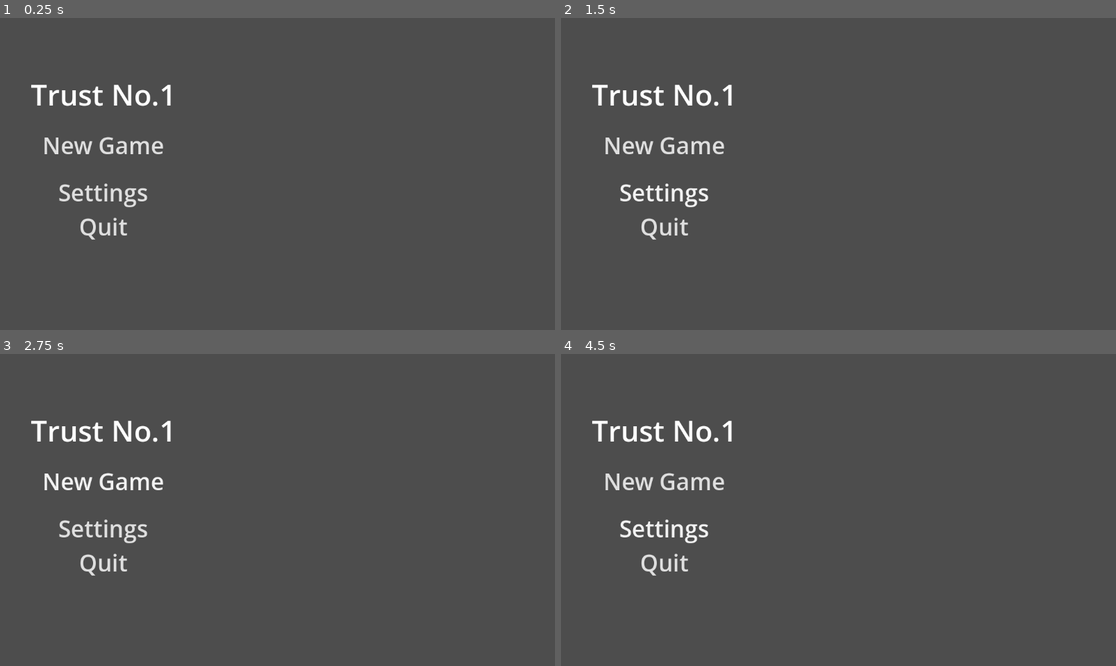
Above: before the commit, frames 1-4 (two rows, left to right).
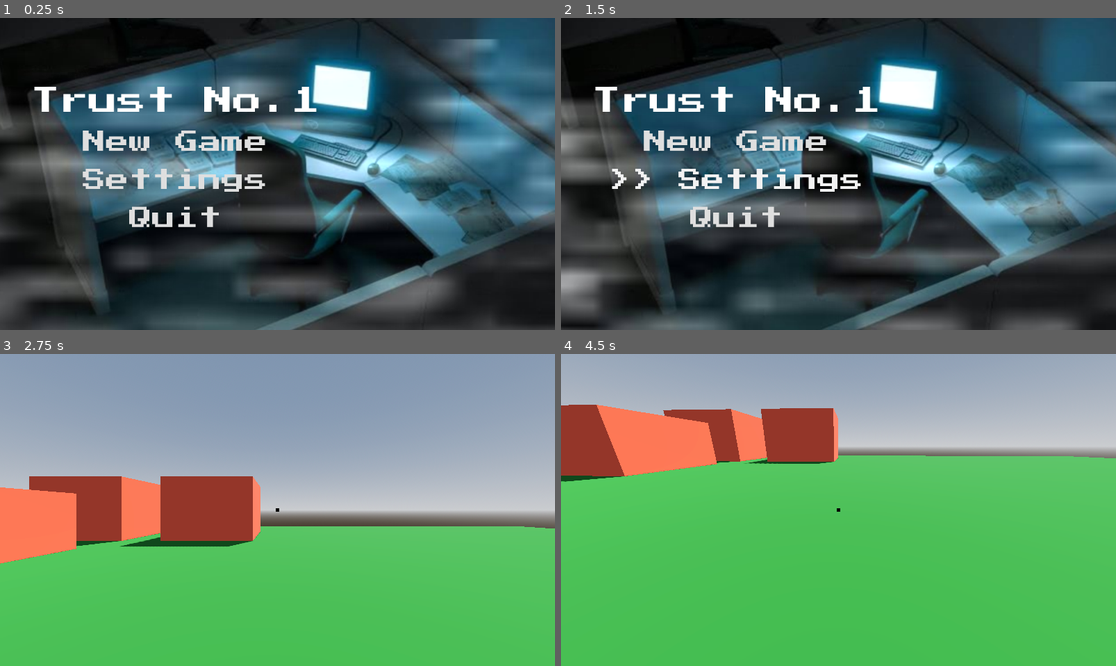
Above: after the commit, the same moments.

Repository: mitchglitchisdabestg/trust-no.-1game-jam
Game: Godot game, scene res://Scenes/main_menu/main_menu.tscn
Same seed, same stepped clock (60 frames per second), same inputs: the game is played once before the commit and once after it. Before the commit the project starts from res://main_menu.tscn.
Inputs (mouse positions are in pixels of both pictures, inside the frame that each line leads up to):
- Up to frame 1 (0.25 s): no input
- Up to frame 2 (1.5 s): click "Settings" at 0.5 s; click "Settings" (after the commit: ">> Settings") at 1.25 s
- Up to frame 3 (2.75 s): click "New Game" at 2 s
- Up to frame 4 (4.5 s): click (666, 481) at 2.75 s, where only the run before the commit has a clickable "New Game"; tap Enter at 3.5 s; move the mouse to (960, 494) at 3.52 s; hold D (Right) 3.53-4.28 s; hold C (Crouch) 3.53-4.28 s; tap Space (Jump) at 3.77 s; move the mouse to (727, 525) at 4.27 s; hold S (Down) from 4.28 s (still down); tap E (Interact) at 4.35 s

The runs differ from the first frame. In frame 1, 89% of the frame differs, in the area x 0-100%, y 0-100%; in frame 2, 88%; in frame 3, 99%; in frame 4, 100%.

Commit message:
A couple more tweaks

Diff:
--- a/Scenes/player_camera/player_camera.tscn
+++ b/Scenes/player_camera/player_camera.tscn
@@ -24,4 +24,4 @@
 color = Color(0, 0, 0, 1)
 
 [node name="RayCast3D" type="RayCast3D" parent="." unique_id=1441152189]
-target_position = Vector3(0, 0, -6)
+target_position = Vector3(0, 0, -3)
--- a/main_menu.tscn
+++ /dev/null
@@ -1,136 +0,0 @@
-[gd_scene format=3 uid="uid://butkopq7hpn4x"]
-
-[ext_resource type="Script" path="res://main_menu.gd" id="1_fu7sn"]
-[ext_resource type="Texture2D" path="res://wmremove-transformed.jpeg" id="2_jix8l"]
-[ext_resource type="Texture2D" path="res://Unknown-3.jpg" id="3_jix8l"]
-[ext_resource type="Script" path="res://static_overlay.gd" id="4_jix8l"]
-[ext_resource type="FontFile" path="res://Press_Start_2P/PressStart2P-Regular.ttf" id="5_glbon"]
-
-[sub_resource type="CanvasItemMaterial" id="CanvasItemMaterial_glbon"]
-blend_mode = 1
-
-[sub_resource type="StyleBoxEmpty" id="StyleBoxEmpty_qe12f"]
-
-[sub_resource type="StyleBoxEmpty" id="StyleBoxEmpty_8qtwp"]
-
-[sub_resource type="StyleBoxEmpty" id="StyleBoxEmpty_dy7ct"]
-
-[sub_resource type="StyleBoxEmpty" id="StyleBoxEmpty_0o4t1"]
-
-[node name="MainMenu" type="Control" unique_id=520495004]
-layout_mode = 3
-anchors_preset = 15
-anchor_right = 1.0
-anchor_bottom = 1.0
-grow_horizontal = 2
-grow_vertical = 2
-script = ExtResource("1_fu7sn")
-
-[node name="Background" type="TextureRect" parent="." unique_id=420134897]
-layout_mode = 1
-anchors_preset = 8
-anchor_left = 0.5
-anchor_top = 0.5
-anchor_right = 0.5
-anchor_bottom = 0.5
-offset_left = -629.0
-offset_top = -360.0
-offset_right = 633.0
-offset_bottom = 362.0
-grow_horizontal = 2
-grow_vertical = 2
-texture = ExtResource("2_jix8l")
-stretch_mode = 6
-
-[node name="StaticOverlay" type="TextureRect" parent="." unique_id=1218660098]
-modulate = Color(1, 1, 1, 0.88235295)
-material = SubResource("CanvasItemMaterial_glbon")
-layout_mode = 1
-anchors_preset = 8
-anchor_left = 0.5
-anchor_top = 0.5
-anchor_right = 0.5
-anchor_bottom = 0.5
-offset_left = -2731.0
-offset_top = -1503.0
-offset_right = 2797.0
-offset_bottom = 1561.0
-grow_horizontal = 2
-grow_vertical = 2
-mouse_filter = 2
-texture = ExtResource("3_jix8l")
-script = ExtResource("4_jix8l")
-
-[node name="MarginContainer" type="MarginContainer" parent="." unique_id=4046111]
-layout_mode = 1
-anchors_preset = 15
-anchor_right = 1.0
-anchor_bottom = 1.0
-grow_horizontal = 2
-grow_vertical = 2
-theme_override_constants/margin_left = 64
-theme_override_constants/margin_bottom = 64
-
-[node name="VBoxContainer" type="VBoxContainer" parent="MarginContainer" unique_id=1990260065]
-layout_mode = 2
-size_flags_horizontal = 0
-size_flags_vertical = 4
-alignment = 2
-
-[node name="TitleLabel" type="Label" parent="MarginContainer/VBoxContainer" unique_id=1136207556]
-layout_mode = 2
-theme_override_fonts/font = ExtResource("5_glbon")
-theme_override_font_sizes/font_size = 60
-text = "Trust No.1"
-
-[node name="Label2" type="Label" parent="MarginContainer/VBoxContainer" unique_id=970432440]
-layout_mode = 2
-
-[node name="NewGameButton" type="Button" parent="MarginContainer/VBoxContainer" unique_id=515091646]
-layout_mode = 2
-theme_override_fonts/font = ExtResource("5_glbon")
-theme_override_font_sizes/font_size = 48
-theme_override_styles/normal = SubResource("StyleBoxEmpty_qe12f")
-theme_override_styles/pressed = SubResource("StyleBoxEmpty_8qtwp")
-theme_override_styles/hover = SubResource("StyleBoxEmpty_dy7ct")
-theme_override_styles/focus = SubResource("StyleBoxEmpty_0o4t1")
-text = "New Game"
-
-[node name="Label" type="Label" parent="MarginContainer/VBoxContainer" unique_id=835583613]
-layout_mode = 2
-
-[node name="SettingsButton" type="Button" parent="MarginContainer/VBoxContainer" unique_id=1589104044]
-layout_mode = 2
-theme_override_constants/h_separation = 0
-theme_override_constants/line_spacing = 500
-theme_override_fonts/font = ExtResource("5_glbon")
-theme_override_font_sizes/font_size = 48
-theme_override_styles/normal = SubResource("StyleBoxEmpty_qe12f")
-theme_override_styles/pressed = SubResource("StyleBoxEmpty_8qtwp")
-theme_override_styles/hover = SubResource("StyleBoxEmpty_dy7ct")
-theme_override_styles/focus = SubResource("StyleBoxEmpty_0o4t1")
-text = "Settings"
-
-[node name="Quit" type="Button" parent="MarginContainer/VBoxContainer" unique_id=1296841661]
-layout_mode = 2
-theme_override_constants/h_separation = 0
-theme_override_constants/line_spacing = 500
-theme_override_fonts/font = ExtResource("5_glbon")
-theme_override_font_sizes/font_size = 48
-theme_override_styles/normal = SubResource("StyleBoxEmpty_qe12f")
-theme_override_styles/pressed = SubResource("StyleBoxEmpty_8qtwp")
-theme_override_styles/hover = SubResource("StyleBoxEmpty_dy7ct")
-theme_override_styles/focus = SubResource("StyleBoxEmpty_0o4t1")
-text = "Quit"
-
-[connection signal="mouse_entered" from="MarginContainer/VBoxContainer/NewGameButton" to="." method="_on_new_game_button_mouse_entered"]
-[connection signal="mouse_exited" from="MarginContainer/VBoxContainer/NewGameButton" to="." method="_on_new_game_button_mouse_exited"]
-[connection signal="pressed" from="MarginContainer/VBoxContainer/NewGameButton" to="." method="_on_new_game_button_pressed"]
-[connection signal="mouse_entered" from="MarginContainer/VBoxContainer/SettingsButton" to="." method="_on_settings_button_mouse_entered"]
-[connection signal="mouse_exited" from="MarginContainer/VBoxContainer/SettingsButton" to="." method="_on_settings_button_mouse_exited"]
-[connection signal="focus_entered" from="MarginContainer/VBoxContainer/Quit" to="." method="_on_quit_focus_entered"]
-[connection signal="mouse_entered" from="MarginContainer/VBoxContainer/Quit" to="." method="_on_quit_mouse_entered"]
-[connection signal="mouse_entered" from="MarginContainer/VBoxContainer/Quit" to="." method="_on_settings_button_mouse_entered"]
-[connection signal="mouse_exited" from="MarginContainer/VBoxContainer/Quit" to="." method="_on_quit_mouse_exited"]
-[connection signal="mouse_exited" from="MarginContainer/VBoxContainer/Quit" to="." method="_on_settings_button_mouse_exited"]
-[connection signal="pressed" from="MarginContainer/VBoxContainer/Quit" to="." method="_on_quit_pressed"]
--- a/project.godot
+++ b/project.godot
@@ -11,7 +11,7 @@
 [application]
 
 config/name="Trust no. 1 (brackeys jam 26-2)"
-run/main_scene="uid://butkopq7hpn4x"
+run/main_scene="uid://bheumvpgw1mxt"
 config/features=PackedStringArray("4.6", "Forward Plus")
 config/icon="res://Assets/icon.svg"
 
Not shown: 1 places in Scenes/player_camera/player_camera.tscn that only renumber resources
